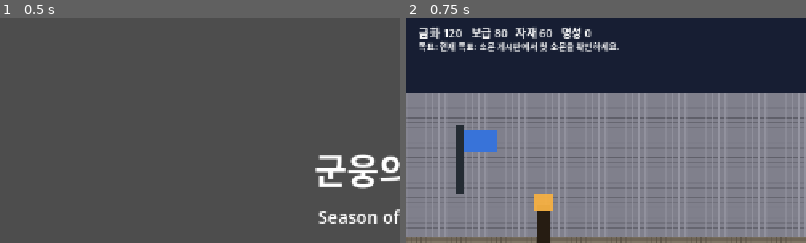
Above: before the commit, frames 1-2 (left to right).
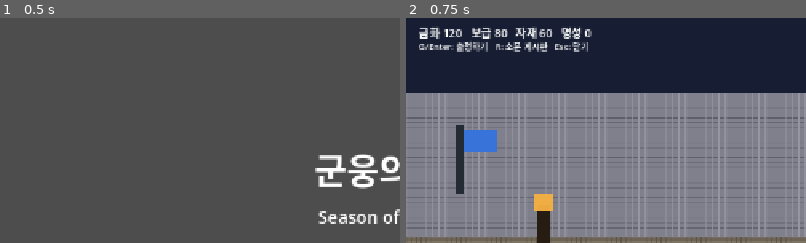
Above: after the commit, the same moments.

Repository: yogitobi31/season-of-warlords
Game: Godot game, scene res://scenes/Title.tscn
Two runs of this game, one before a commit and one after it. Both use one fixed random seed, a clock stepped at 60 frames per second and the inputs below.
Inputs:
- Up to frame 1 (0.5 s): no input
- Up to frame 2 (0.75 s): click "새 게임 시작" at 0.5 s
The pictures show only the part of the screen within x 0-50%, y 0-50%; the shares and areas given below are measured in that part.

Frame 1 is identical in both runs. In frame 2, 1.6% of the frame differs, in the area x 3-54%, y 10-16%.

Commit message:
Refine CastleHub normal-mode clarity and expedition inputs

Diff:
--- a/scripts/CastleHub.gd
+++ b/scripts/CastleHub.gd
@@ -58,6 +58,7 @@
 var contextual_close_button: Button
 var selected_target_id: String = ""
 const DEFAULT_COURTYARD_TEXT: String = "청람 성채 안뜰이다. 소문 게시판을 확인하거나 성문을 통해 출정할 수 있다."
+const NORMAL_HUB_HINT_TEXT: String = "G/Enter: 출정하기   R: 소문 게시판   Esc: 닫기"
 const CASTLE_HUB_PIXEL_ASSET_ROOT: String = "res://assets/pixel/castlehub/"
 const CASTLE_HUB_REQUIRED_TEXTURE_PATHS: Array[String] = [
 	"res://assets/pixel/castlehub/characters/leon_idle.png",
@@ -321,12 +322,14 @@
 func _on_gate_selected() -> void:
 	if opening_active:
 		return
-	select_hub_target("gate")
+	if is_any_overlay_open():
+		return
+	_on_expedition_pressed()
 
 func _on_rumor_board_selected() -> void:
 	if opening_active:
 		return
-	select_hub_target("rumor")
+	_on_rumor_pressed()
 
 func _on_expedition_pressed() -> void:
 	if opening_active:
@@ -561,7 +564,7 @@
 
 	hub_hint_label = Label.new()
 	hub_hint_label.position = Vector2(20, 34)
-	hub_hint_label.size = Vector2(620, 20)
+	hub_hint_label.size = Vector2(860, 20)
 	hub_hint_label.add_theme_font_size_override("font_size", 14)
 	$UILayer.add_child(hub_hint_label)
 
@@ -611,7 +614,7 @@
 	$UILayer/TopMenu.visible = true
 	$UILayer/QuestLogPanel.visible = true
 	status_label.visible = true
-	dialogue_panel.visible = true
+	dialogue_panel.visible = false
 	dialogue_speaker_label.visible = false
 	dialogue_confirm_button.visible = false
 	dialogue_confirm_button.disabled = true
@@ -627,7 +630,7 @@
 	if hub_hint_label == null:
 		return
 	hub_resource_label.text = "금화 %d   보급 %d   자재 %d   명성 %d" % [GameState.gold, GameState.supplies, GameState.materials, GameState.renown]
-	hub_hint_label.text = "목표: %s" % GameState.get_current_objective_text()
+	hub_hint_label.text = NORMAL_HUB_HINT_TEXT
 
 func select_hub_target(target_id: String) -> void:
 	selected_target_id = target_id
@@ -815,9 +818,10 @@
 					get_viewport().set_input_as_handled()
 					return
 				KEY_G, KEY_ENTER, KEY_KP_ENTER:
-					_on_expedition_pressed()
-					get_viewport().set_input_as_handled()
-					return
+					if not is_any_overlay_open():
+						_on_expedition_pressed()
+						get_viewport().set_input_as_handled()
+						return
 				KEY_ESCAPE:
 					if rumor_overlay.visible:
 						_on_close_rumor_pressed()
@@ -853,6 +857,9 @@
 		var mouse_event: InputEventMouseButton = event
 		return mouse_event.pressed and mouse_event.button_index == MOUSE_BUTTON_LEFT and not mouse_event.double_click
 	return false
+
+func is_any_overlay_open() -> bool:
+	return rumor_overlay.visible or info_popup_overlay.visible or castle_event_overlay.visible or contextual_menu_panel.visible
 
 func _on_castle_event_confirm_pressed() -> void:
 	if opening_active:
